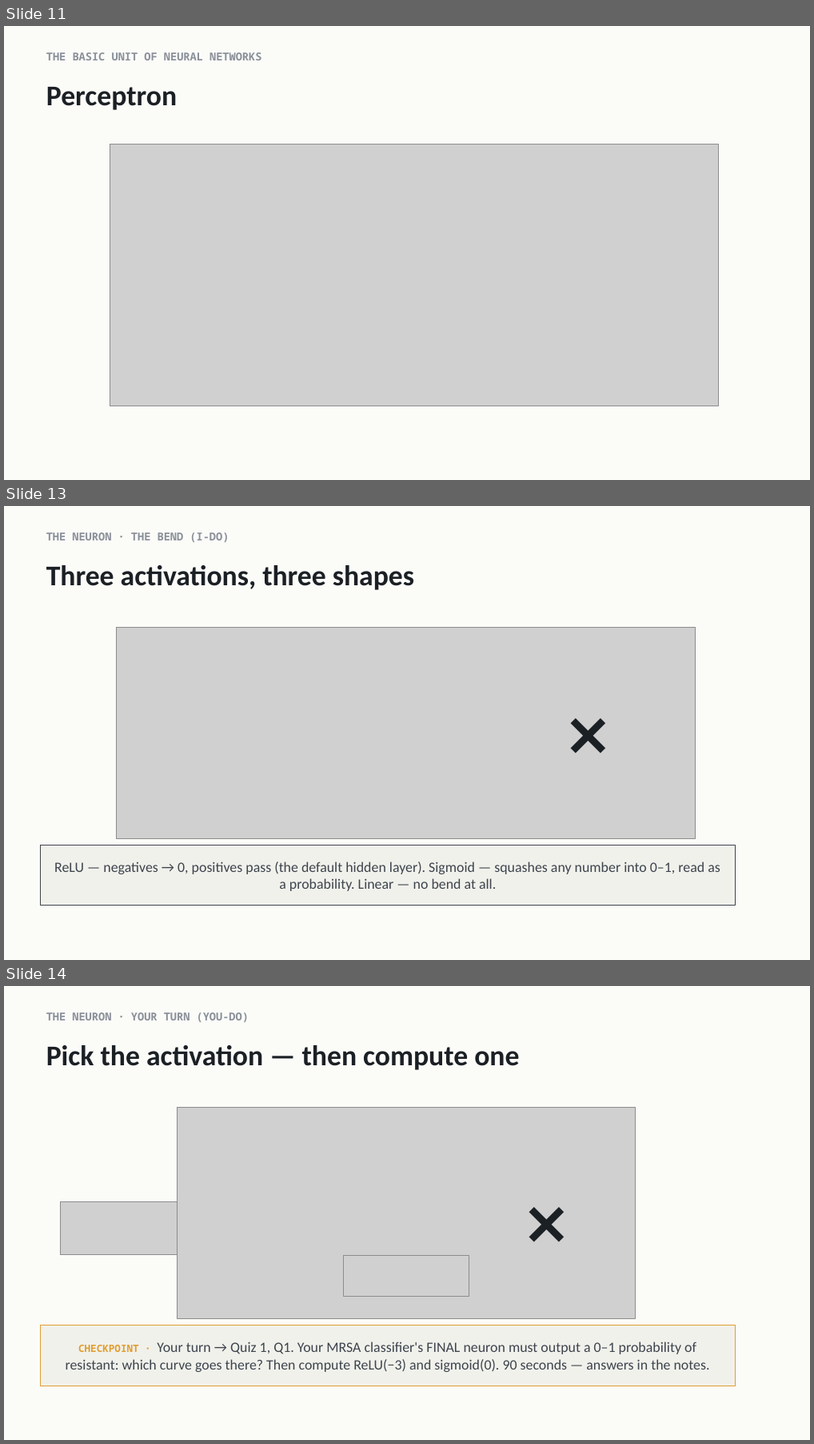
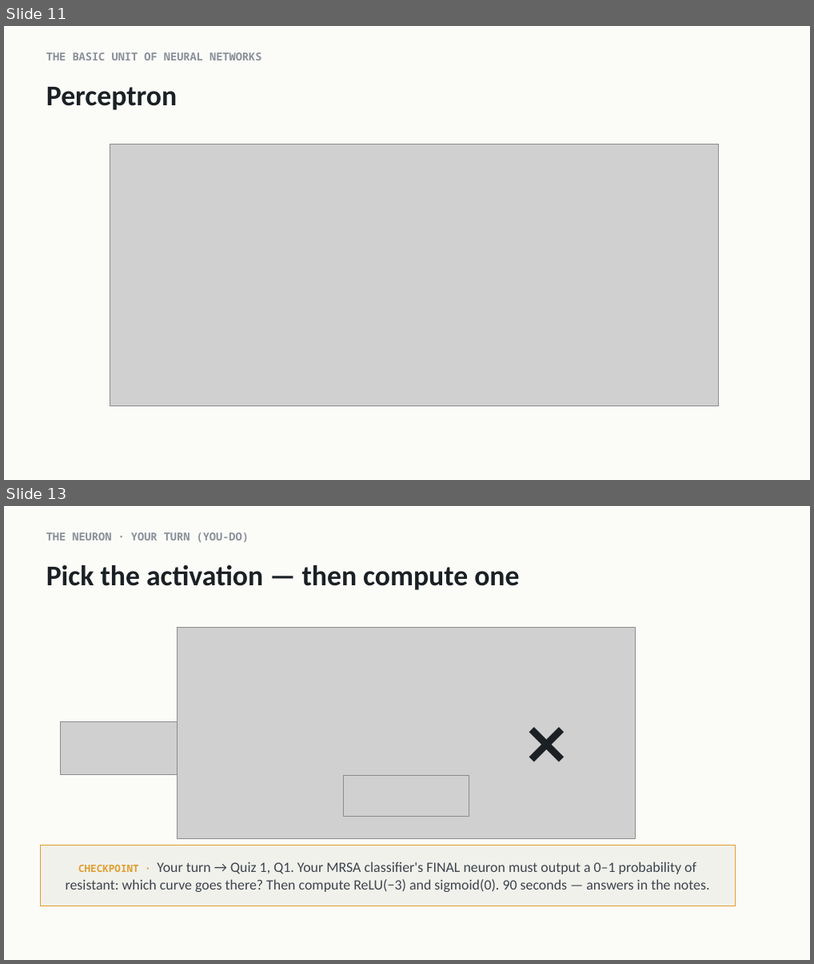
Before and after one commit to indigobio/msacl_dl_course, a slide deck: slides/pptx/lecture01_intro.pptx. Shown one above the other, each under a label of ours: slides 11, 13 and 14 before the commit, slides 11 and 13 after it; the slides between them are not shown. The pictures are 814x1444 and 814x964 pixels, drawn with LibreOffice and Linux fonts; fonts in the diff are those of the drawing; grey boxes stand for pictures. Boxes give left, top, right and bottom in pixels: in the first picture for what was removed or moved away, otherwise in the second. Text is boxed around its words. In the diff, an @@ line names an element or a change of style, - is before the commit and + after.

Commit message:
slides: instructor edits to lectures 1 and 2
Lixing's own hand edits in PowerPoint, committed as they were before the
header and quiz-stop pass.

Lecture 1: drops the three-activations I-do slide and the contract's goal
line, adds a picture to the deep-learning slide, retitles the
universal-approximation slide ("Core Belief: ...") and splits several
callouts onto two lines.

Lecture 2: adds the "Deep learning training" slide (target vs. parameters),
rewords the learning-loop title, adds a "Pros and Cons of Gradient Descent?"
discussion prompt, and retitles the loss-curve panel "Ideal Loss Fall".

Text dumps regenerated to match.

```diff
--- a/slides/pptx/lecture01_intro.pptx
+++ b/slides/pptx/lecture01_intro.pptx
@@ slide 13 removed at [4,506,810,960], background #FBFBF8 @@
@@ text removed at [46,532,229,542] @@
-THE NEURON · THE BEND (I-DO)
@@ text removed at [46,565,414,590] @@
-Three activations, three shapes
@@ picture removed at [117,627,696,839] @@
@@ text removed at [563,693,645,772] @@
-❌
@@ rectangle removed at [40,844,736,905] @@
-ReLU — negatives → 0, positives pass (the default hidden layer). Sigmoid — squashes any number into 0–1, read as a probability. Linear — no bend at all.
@@ what was slide 14 is now slide 13 @@
```
Also in this commit, not shown: 7 slides changed, 1 other slide removed, 3 other files.
